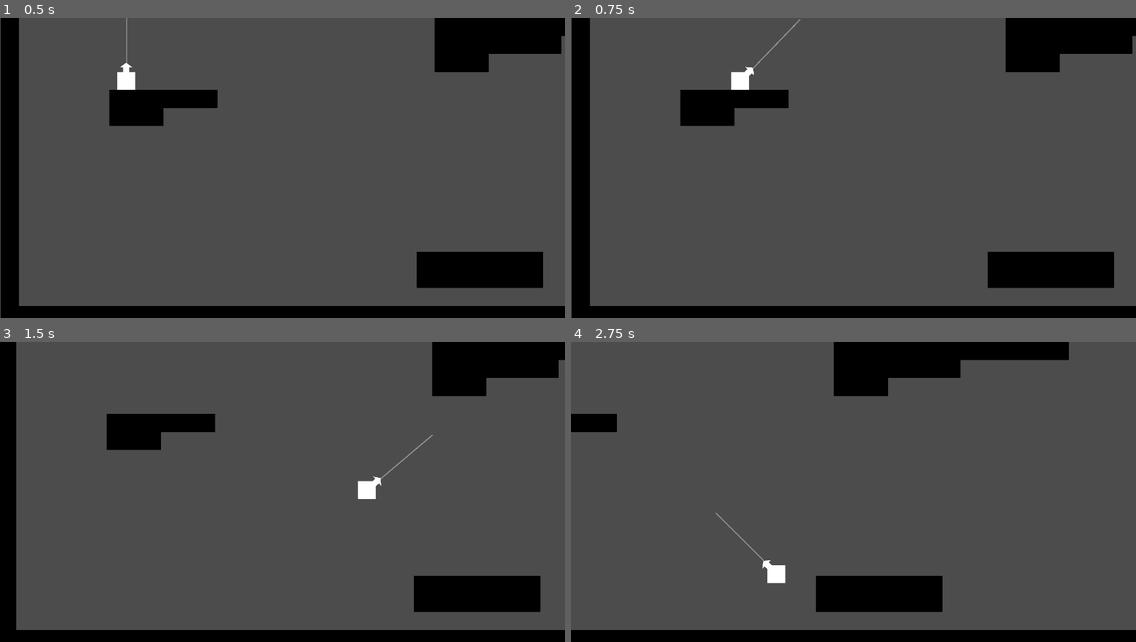
Above: before the commit, frames 1-4 (two rows, left to right).
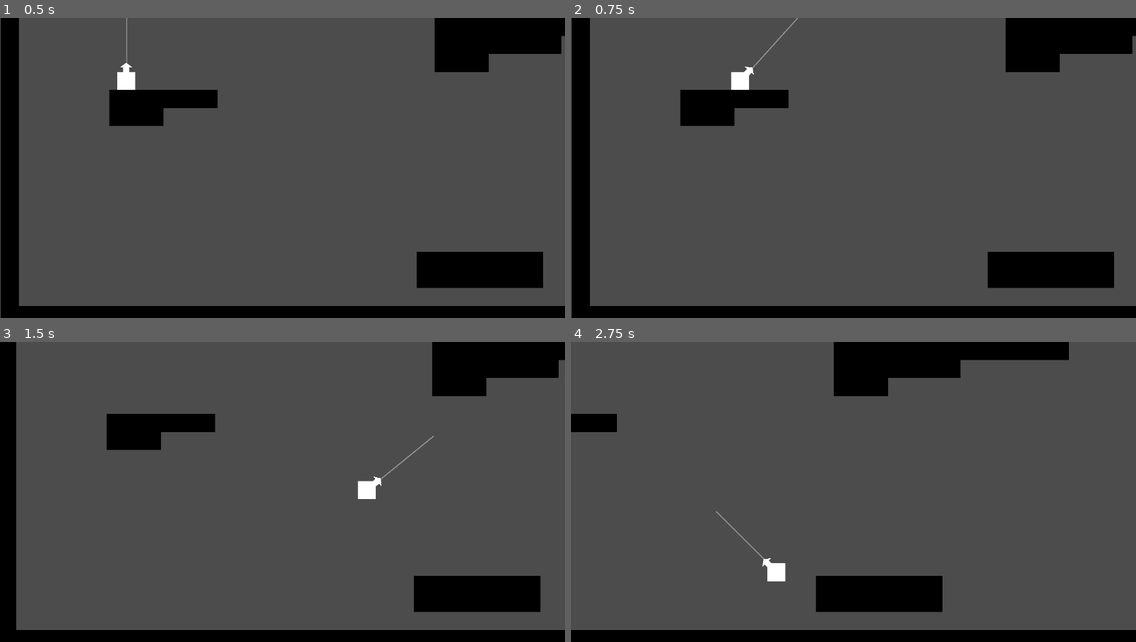
Above: after the commit, the same moments.

Repository: cjsweeten101/dws
Game: Godot game, scene res://Levels/TestingLevel.tscn
Same seed, same stepped clock (60 frames per second), same inputs: the game is played once before the commit and once after it.
Inputs:
- Up to frame 1 (0.5 s): no input
- Up to frame 2 (0.75 s): tap Enter (action) at 0.5, 0.6 s; hold D (right) from 0.53 s (still down)
- Up to frame 3 (1.5 s): keep holding D (right); tap Enter (action) at 1.35 s
- Up to frame 4 (2.75 s): release D (right) at 2.03 s; hold A (left) from 2.03 s (still down); tap Enter (action) at 2.1 s

Frame 1 is identical in both runs. In frame 2, 0.1% of the frame differs, in the area x 30-41%, y 0-20%; in frame 3, less than 0.1%; in frame 4, 0.2%, in the area x 25-38%, y 56-81%.

Commit message:
basic swing is pretty close to protoype ready

Diff:
--- a/Player/Player.gd
+++ b/Player/Player.gd
@@ -77,7 +77,7 @@
 				$GrappleCast.rotation_degrees = 180 + current_speed.x/max_speed*(45)
 				just_released = false
 		else:
-			$GrappleCast.rotation_degrees = lerp($GrappleCast.rotation_degrees, 180 + current_speed.x/max_speed*(45), 0.3)
+			$GrappleCast.rotation_degrees = lerp($GrappleCast.rotation_degrees, 180 + current_speed.x/max_speed*(45), 0.25)
 
 func reel_in():
 	var grapple_vector = (grapple_point - global_position)
--- a/Player/Player.tscn
+++ b/Player/Player.tscn
@@ -11,7 +11,7 @@
 custom_solver_bias = 0.0
 extents = Vector2( 24, 24 )
 
-[node name="Player" type="KinematicBody2D"]
+[node name="Player" type="KinematicBody2D" index="0"]
 
 input_pickable = false
 collision_layer = 1
